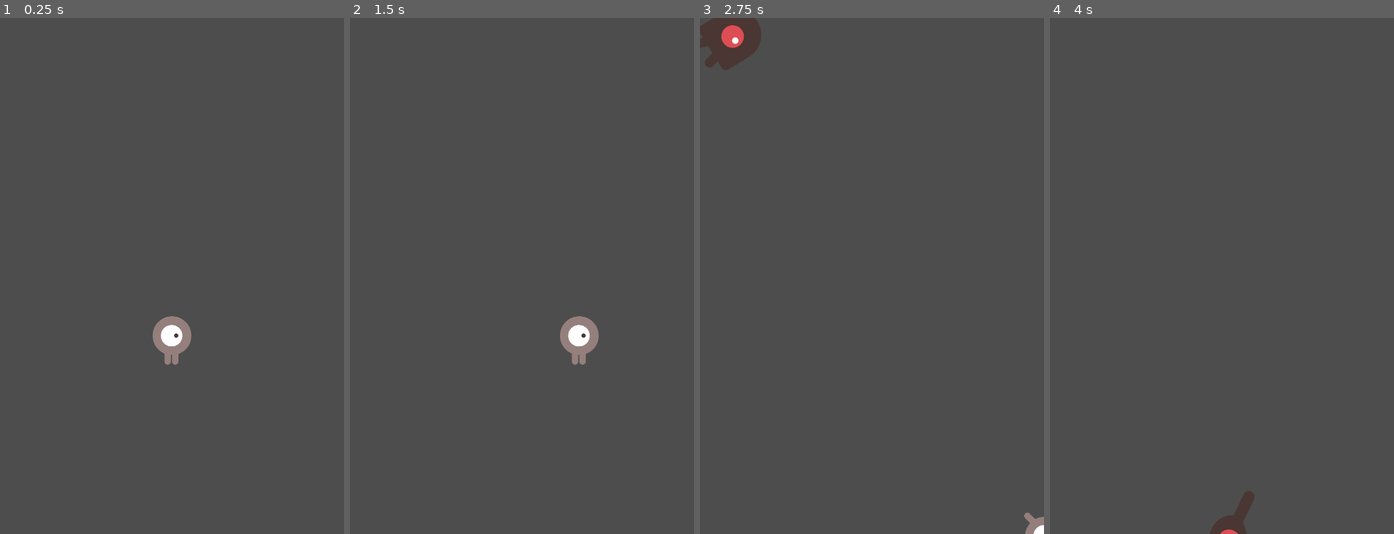
Above: before the commit, frames 1-4 (left to right).
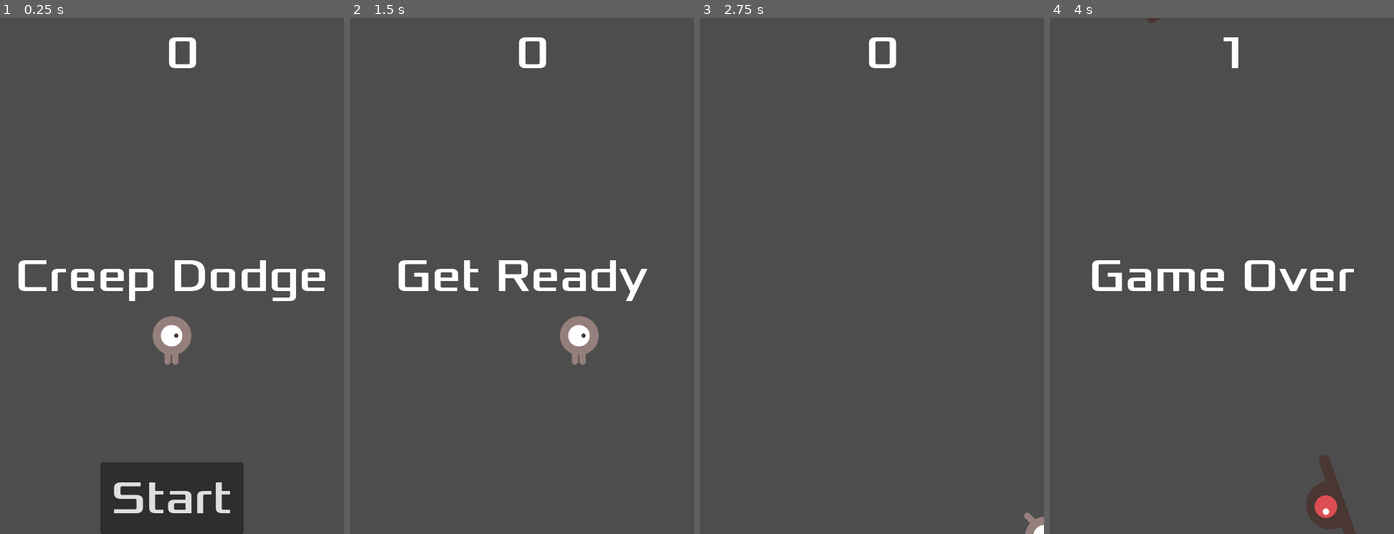
Above: after the commit, the same moments.

Repository: d1sco/basic2dgame
Game: Godot game, scene res://main.tscn
Two runs of this game, one before a commit and one after it. Both use one fixed random seed, a clock stepped at 60 frames per second and the inputs below.
Inputs (mouse positions are in pixels of both pictures, inside the frame that each line leads up to):
- Up to frame 1 (0.25 s): no input
- Up to frame 2 (1.5 s): click (522, 497) at 0.5 s, where only the run after the commit has a clickable "Start"; tap Enter at 1.25 s; hold Right (move_right) from 1.28 s (still down)
- Up to frame 3 (2.75 s): release Right (move_right) at 2.03 s; hold Down (move_down) from 2.03 s (still down)
- Up to frame 4 (4 s): release Down (move_down) at 2.78 s; hold Right (move_right) 2.78-3.53 s; hold Up (move_up) from 3.53 s (still down)

The runs differ from the first frame. In frame 1, 8.2% of the frame differs, in the area x 5-95%, y 3-100%; in frame 2, 2.1%; in frame 3, 1.7%; in frame 4, 3.4%.

Commit message:
creep dodge game werking

Diff:
--- /dev/null
+++ b/hud.gd
@@ -0,0 +1,40 @@
+extends CanvasLayer
+
+# Notifies `Main` node that the button has been pressed
+signal start_game
+
+# Called when the node enters the scene tree for the first time.
+func _ready() -> void:
+	pass # Replace with function body.
+
+
+# Called every frame. 'delta' is the elapsed time since the previous frame.
+func _process(delta: float) -> void:
+	pass
+
+
+func show_message(text):
+	$Message.text = text
+	$Message.show()
+	$MessageTimer.start()
+
+func show_game_over():
+	show_message("Game Over")
+	# Wait until the MessageTimer has counted down.
+	await $MessageTimer.timeout
+
+	$Message.text = "Dodge the Creeps!"
+	$Message.show()
+	# Make a one-shot timer and wait for it to finish.
+	await get_tree().create_timer(1.0).timeout
+	$StartButton.show()
+
+func update_score(score):
+	$ScoreLabel.text = str(score)
+
+func _on_start_button_pressed():
+	$StartButton.hide()
+	start_game.emit()
+
+func _on_message_timer_timeout():
+	$Message.hide()
--- /dev/null
+++ b/hud.tscn
@@ -0,0 +1,57 @@
+[gd_scene load_steps=3 format=3 uid="uid://dx1md1ucvaj8v"]
+
+[ext_resource type="FontFile" uid="uid://crp7biobjhcii" path="res://fonts/Xolonium-Regular.ttf" id="1_a4bml"]
+[ext_resource type="Script" path="res://hud.gd" id="1_qik2s"]
+
+[node name="HUD" type="CanvasLayer"]
+script = ExtResource("1_qik2s")
+
+[node name="ScoreLabel" type="Label" parent="."]
+offset_left = 187.0
+offset_top = 10.0
+offset_right = 323.0
+offset_bottom = 88.0
+theme_override_fonts/font = ExtResource("1_a4bml")
+theme_override_font_sizes/font_size = 64
+text = "0"
+horizontal_alignment = 1
+vertical_alignment = 1
+
+[node name="Message" type="Label" parent="."]
+anchors_preset = 8
+anchor_left = 0.5
+anchor_top = 0.5
+anchor_right = 0.5
+anchor_bottom = 0.5
+offset_left = -240.0
+offset_top = -79.5
+offset_right = 240.0
+offset_bottom = 79.5
+grow_horizontal = 2
+grow_vertical = 2
+theme_override_fonts/font = ExtResource("1_a4bml")
+theme_override_font_sizes/font_size = 64
+text = "Creep Dodge"
+horizontal_alignment = 1
+vertical_alignment = 1
+autowrap_mode = 2
+
+[node name="StartButton" type="Button" parent="."]
+anchors_preset = 7
+anchor_left = 0.5
+anchor_top = 1.0
+anchor_right = 0.5
+anchor_bottom = 1.0
+offset_left = -100.0
+offset_top = -100.0
+offset_right = 100.0
+grow_horizontal = 2
+grow_vertical = 0
+theme_override_fonts/font = ExtResource("1_a4bml")
+theme_override_font_sizes/font_size = 64
+text = "Start"
+
+[node name="MessageTimer" type="Timer" parent="."]
+
+[connection signal="pressed" from="StartButton" to="." method="_on_start_button_pressed"]
+[connection signal="timeout" from="MessageTimer" to="." method="_on_message_timer_timeout"]
--- a/main.gd
+++ b/main.gd
@@ -5,21 +5,26 @@
 
 # Called when the node enters the scene tree for the first time.
 func _ready() -> void:
-	new_game()
+	# new_game()
+	pass
 
 
 func game_over() -> void:
 	$ScoreTimer.stop()
 	$MobTimer.stop()
+	$HUD.show_game_over()
 
 func new_game() -> void:
 	score = 0
+	$HUD.update_score(score)
+	$HUD.show_message("Get Ready")
 	$Player.start($StartPosition.position)
 	$StartTimer.start()
 
+
 func _on_score_timer_timeout():
 	score += 1
-	# $HUD.update_score(score)
+	$HUD.update_score(score)
 
 func _on_mob_timer_timeout():
 	# Create a new instance of the Mob scene.
--- a/main.tscn
+++ b/main.tscn
@@ -1,8 +1,9 @@
-[gd_scene load_steps=5 format=3 uid="uid://c04wra52uchrq"]
+[gd_scene load_steps=6 format=3 uid="uid://c04wra52uchrq"]
 
 [ext_resource type="PackedScene" uid="uid://b6nvll0vhhg62" path="res://player.tscn" id="1_6ppwx"]
 [ext_resource type="Script" path="res://main.gd" id="1_dc86p"]
 [ext_resource type="PackedScene" uid="uid://bh2rg5fgc7udk" path="res://Mob.tscn" id="2_1if0o"]
+[ext_resource type="PackedScene" uid="uid://dx1md1ucvaj8v" path="res://hud.tscn" id="4_a8sp5"]
 
 [sub_resource type="Curve2D" id="Curve2D_kcfkn"]
 _data = {
@@ -36,7 +37,10 @@
 position = Vector2(8, 16)
 rotation = -0.0172397
 
+[node name="HUD" parent="." instance=ExtResource("4_a8sp5")]
+
 [connection signal="hit" from="Player" to="." method="game_over"]
 [connection signal="timeout" from="MobTimer" to="." method="_on_mob_timer_timeout"]
 [connection signal="timeout" from="ScoreTimer" to="." method="_on_score_timer_timeout"]
 [connection signal="timeout" from="StartTimer" to="." method="_on_start_timer_timeout"]
+[connection signal="start_game" from="HUD" to="." method="new_game"]
